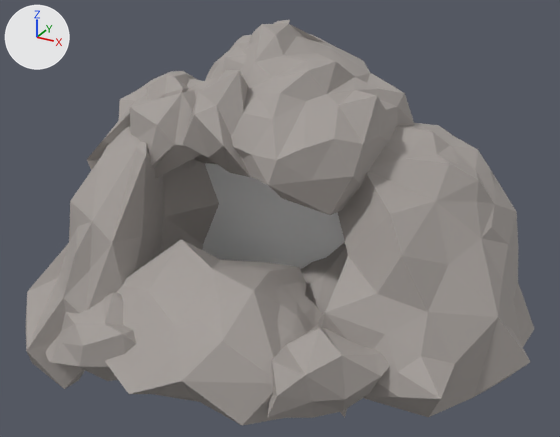
Two versions of the FBX model SPO2/Assets/Johan/Cave02_FBX.fbx, one commit apart.
Both versions are drawn from a 50 mm camera at (8.05, -10.79, 9.54) aimed at (-0.19, 4.19, 2.05). Every picture has the same lights, and +X, +Y and +Z are marked at upper left. Where no turn or scale is listed for an object, it has been applied to the vertices.

Objects in the first picture: 'InsideDen', 'TigersDen'.
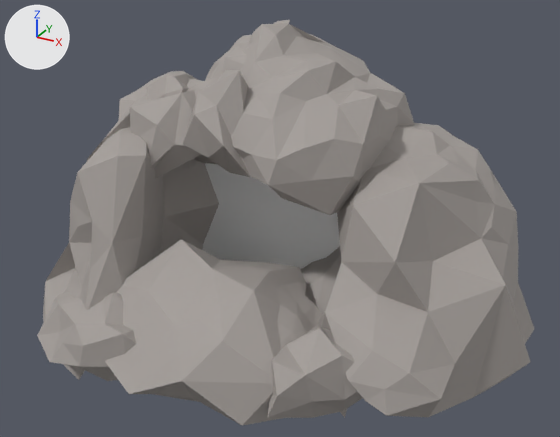
Location of each change, (x1, y1, x2, y2) in pixels of the pictures (560 x 437 px; the box of a moved part takes in the faces that stretch with it):
'TigersDen', reshaped
    before: (26, 20, 534, 426)
    after: (37, 20, 534, 426)
part 1 of me_icosphere, moved or reshaped
    before: (26, 126, 146, 389)
    after: (38, 127, 146, 380)
part 2 of me_icosphere, moved or reshaped
    before: (325, 159, 530, 417)
    after: (325, 159, 531, 417)
part 3 of me_icosphere, shading changed
    both: (45, 20, 534, 426)

What changed in the scene script:
```text
Change me_icosphere:
    where me_icosphere.from_pydata(...)  # 1036 vertices, 2036 faces; spans x -5.88..5.93, y -0.37..9.11, z -2.06..6.41
    used by ob_tigersden; location = (0.0, 0.0, 0.0)
    before: 18 (-5.43, 0.88, 0.26) at pixel (27, 291), 20 (-4.83, 1.36, 0.58) at pixel (58, 277), 137 (-3.97, 0.63, 0.61) at pixel (63, 297), 157 (-3.83, 1.03, 1.63) at pixel (75, 253), 232 (-3.99, 0.31, -1.75) at pixel (64, 389)
    before: 235 (-5.33, 0.62, -1.63) at pixel (32, 362), 278 (-4.69, -0.04, -0.68) at pixel (26, 350), 300 (-5.88, 1.05, -0.94) at pixel (25, 325)
    before: 590 (3.63, 2.37, 0.04) at pixel (397, 371), 599 (3.19, 2.66, 0.67) at pixel (385, 334), 641 (3.75, 2.2, -0.45) at pixel (399, 396), 690 (4.01, 2.69, 0.36) at pixel (421, 356), 816 (3.28, 2.24, -0.29) at pixel (379, 383)
    me_icosphere part 1
    add for i in [18, 20, 137, 157, 232, 235, 278, 300]: me_icosphere.vertices[i].co += Vector((0.0, 0.61, 0.0))
    me_icosphere.vertices[80].co: (-4.22, 2.48, 3.3) -> (-4.22, 1.79, 3.3)  # pixel (97, 163) -> pixel (77, 172)
    me_icosphere.vertices[183].co: (-4.18, 3.42, 4.14) -> (-4.16, 3.38, 4.07)  # pixel (121, 119) -> not seen
    me_icosphere.vertices[303].co: (-4.79, 1.21, -0.06) -> (-4.78, 1.19, 0.17)  # not seen -> pixel (56, 295)
    me_icosphere.vertices[306].co: (-3.25, 2.8, 3.76) -> (-3.25, 2.1, 3.76)  # pixel (136, 147) -> pixel (117, 156)
    me_icosphere part 2
    add for i in [590, 599, 641, 690, 816]: me_icosphere.vertices[i].co += Vector((0.0, -0.7, 0.0))
    me_icosphere.vertices[357].co: (3.44, 4.68, 3.04) -> (3.32, 3.82, 3.74)  # pixel (435, 201) -> pixel (419, 183)
    me_icosphere.vertices[358].co: (1.87, 3.6, 1.81) -> (1.87, 3.24, 1.81)  # pixel (348, 255) -> pixel (341, 261)
    me_icosphere.vertices[506].co: (2.86, 2.39, 0.07) -> (2.86, 1.55, 0.07)  # not seen -> pixel (348, 380)
    me_icosphere.vertices[707].co: (2.76, 3.68, 2.97) -> (2.01, 3.43, 3.11)  # pixel (389, 214) -> pixel (353, 205)
    me_icosphere.vertices[806].co: (3.24, 3.22, 2.3) -> (3.24, 2.87, 2.3)  # pixel (401, 255) -> pixel (395, 262)
    me_icosphere.vertices[853].co: (5.19, 4.13, 0.89) -> (5.25, 4.13, 1.7)  # pixel (498, 317) -> pixel (505, 284)
    me_icosphere.vertices[867].co: (4.02, 4.09, 1.89) -> (3.73, 3.88, 1.99)  # pixel (448, 264) -> pixel (432, 261)
    me_icosphere part 3: edges marked sharp go from 2447 to 2450
```
